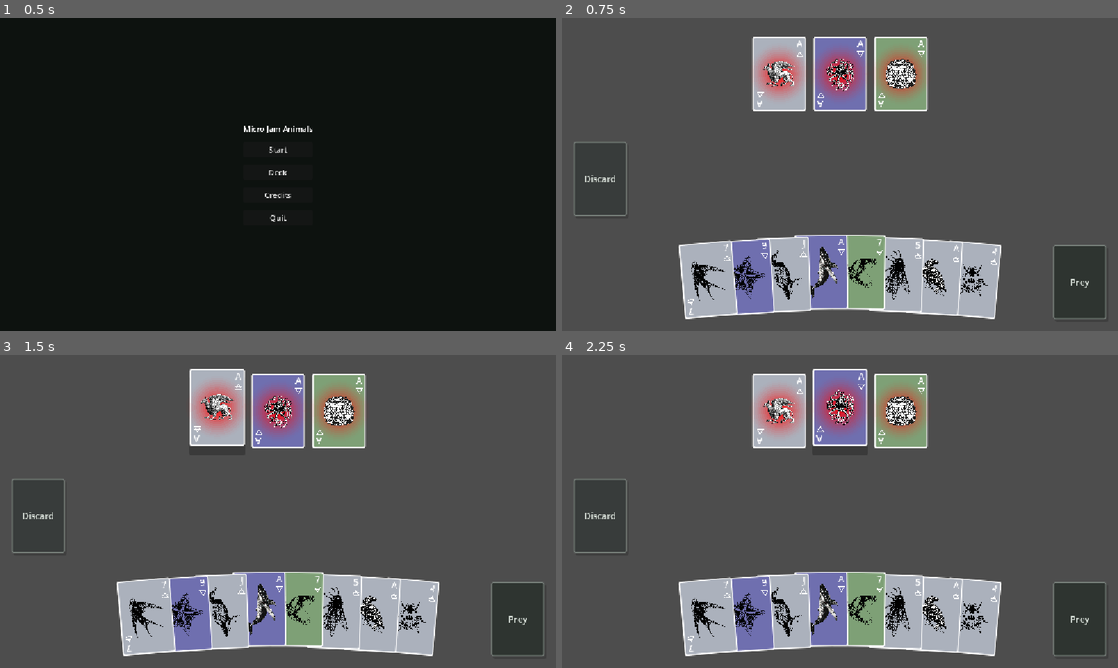
Above: before the commit, frames 1-4 (two rows, left to right).
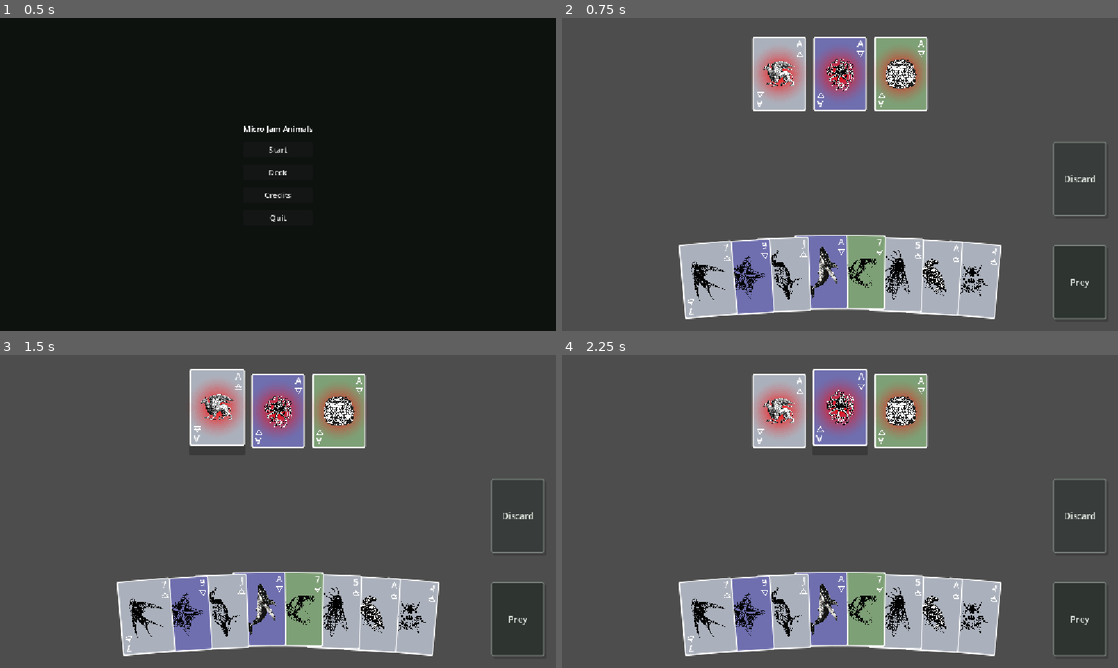
Above: after the commit, the same moments.

Repository: Chipi-Chapa-Corp/micro-jam-animals
Game: Godot game, scene res://scenes/main-menu/scene.tscn
Same seed, same stepped clock (60 frames per second), same inputs: the game is played once before the commit and once after it.
Inputs (mouse positions are in pixels of both pictures, inside the frame that each line leads up to):
- Up to frame 1 (0.5 s): no input
- Up to frame 2 (0.75 s): click "Start" at 0.5 s
- Up to frame 3 (1.5 s): tap Enter at 1.25 s; move the mouse to (216, 411) at 1.27 s; click (216, 411) at 1.42 s
- Up to frame 4 (2.25 s): tap Space at 2 s; move the mouse to (840, 411) at 2.02 s; click (840, 411) at 2.17 s

Frame 1 is identical in both runs. In frame 2, 0.4% of the frame differs, in the area x 2-98%, y 39-64%; in frame 3, 0.4%; in frame 4, 0.4%.

Commit message:
chore: move discard pile

Diff:
--- a/scenes/discard_pile/script.gd
+++ b/scenes/discard_pile/script.gd
@@ -86,6 +86,6 @@
 
 
 func _get_offscreen_offset() -> Vector2:
-	var pile_width := maxf(size.x, custom_minimum_size.x)
-	var offscreen_global_x := -pile_width - SLIDE_MARGIN
+	var viewport_width := get_viewport_rect().size.x
+	var offscreen_global_x := viewport_width + SLIDE_MARGIN
 	return Vector2(offscreen_global_x - global_position.x, 0.0)
--- a/scenes/game/scene.tscn
+++ b/scenes/game/scene.tscn
@@ -41,10 +41,13 @@
 
 [node name="DiscardPile" parent="UI/PreyDeckContainer" instance=ExtResource("5_discard_pile")]
 layout_mode = 1
-offset_left = 24.0
+anchor_left = 1.0
+anchor_right = 1.0
+offset_left = -134.0
 offset_top = 24.0
-offset_right = 134.0
+offset_right = -24.0
 offset_bottom = 178.0
+grow_horizontal = 0
 
 [node name="PlayerHandDeckContainer" type="CenterContainer" parent="UI" unique_id=8924126]
 anchors_preset = 12
--- a/scenes/prey_deck/script.gd
+++ b/scenes/prey_deck/script.gd
@@ -8,7 +8,7 @@
 const CARD_SIZE: Vector2 = Vector2(110.0, 154.0)
 const CARD_SEPARATION: float = 16.0
 const DISCARD_CARD_SEPARATION: float = -22.0
-const DISCARD_PULL_OFFSET: Vector2 = Vector2(-92.0, 0.0)
+const DISCARD_PULL_OFFSET: Vector2 = Vector2(92.0, 0.0)
 const DISCARD_HOVER_DURATION: float = 0.16
 const DISCARD_MOVE_DURATION: float = 0.58
 const DISCARD_FLIP_DURATION: float = 0.24
